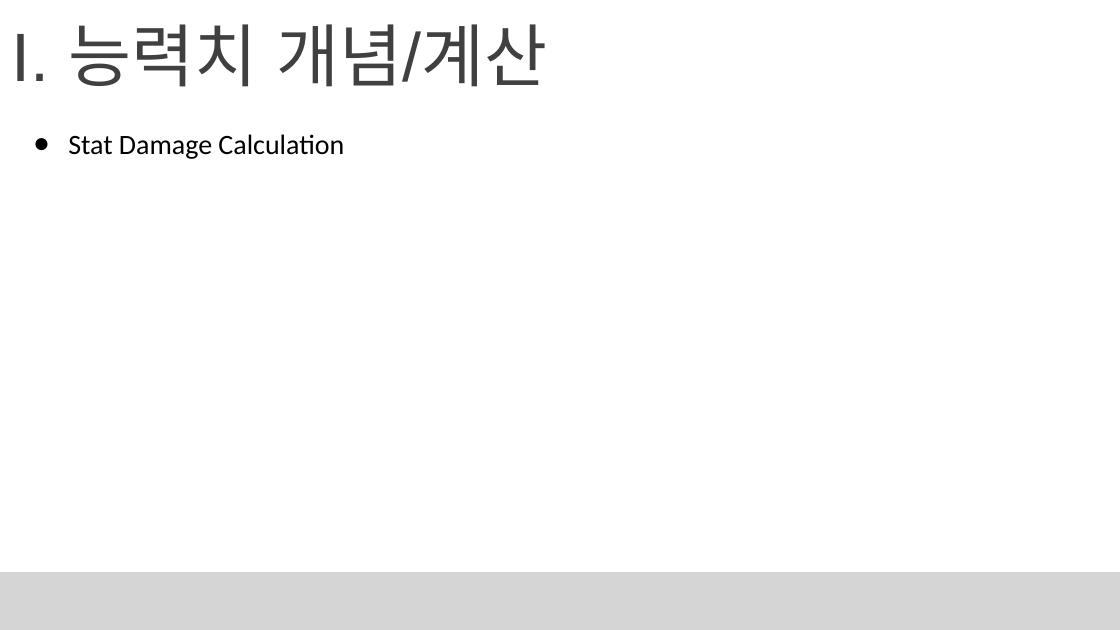
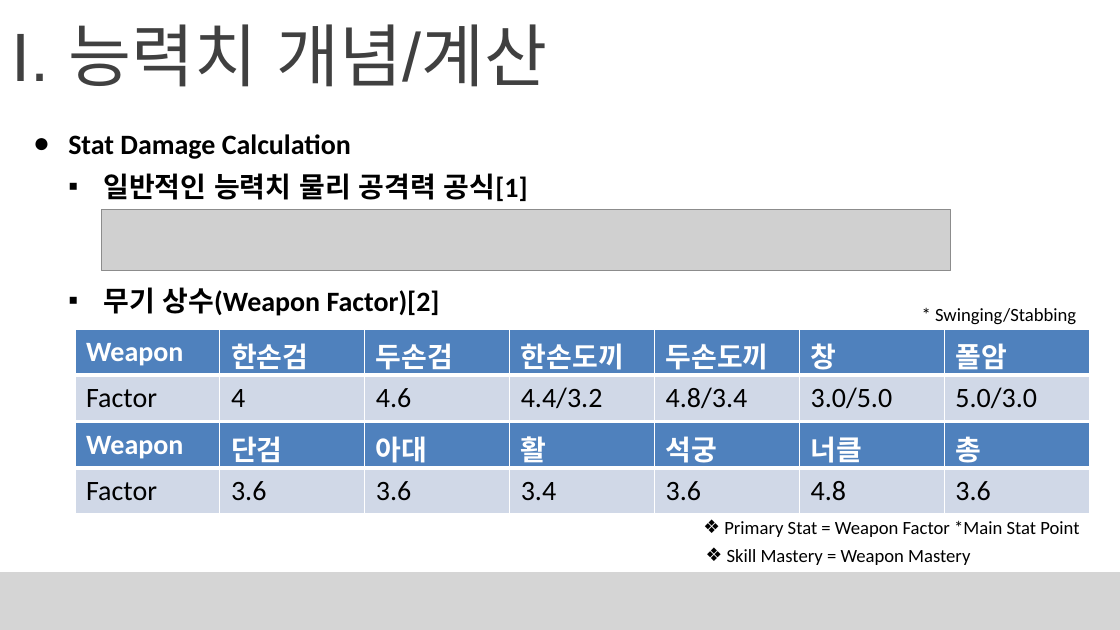
Before and after one commit to Sasibu30/MapleStory, a slide deck: slide 5 of Project/Project1(공식 및 DPM 분석)/Maplestory 프로젝트.pptx. Drawn at 1120x630 pixels with LibreOffice and Linux fonts; fonts in the diff are those of the drawing; grey boxes stand for pictures; background and template pictures are left out. Boxes give left, top, right and bottom in pixels: in the first picture for what was removed or moved away, otherwise in the second. Text is boxed around its words. In the diff, an @@ line names an element or a change of style, - is before the commit and + after.

```diff
--- a/Project/Project1(공식 및 DPM 분석)/Maplestory 프로젝트.pptx
+++ b/Project/Project1(공식 및 DPM 분석)/Maplestory 프로젝트.pptx
@@ text "Stat Damage Calculation" at (68, 134, 351, 159): bold on @@
@@ text added at (103, 173, 528, 201), 18 pt, text #000000, bold @@
+▪ 일반적인 능력치 물리 공격력 공식[1]
@@ picture added at (102, 209, 951, 271) @@
@@ text added at (103, 287, 440, 316), 18 pt, text #000000, bold @@
+▪ 무기 상수(Weapon Factor)[2]
@@ table added at (75, 329, 1086, 420), 2 rows, 7 columns @@
+Weapon | 한손검 | 두손검 | 한손도끼 | 두손도끼 | 창 | 폴암
+Factor | 4 | 4.6 | 4.4/3.2 | 4.8/3.4 | 3.0/5.0 | 5.0/3.0
@@ text added at (935, 308, 1076, 325), 12 pt, text #000000 @@
+* Swinging/Stabbing
@@ table added at (75, 422, 1086, 513), 2 rows, 7 columns @@
+Weapon | 단검 | 아대 | 활 | 석궁 | 너클 | 총
+Factor | 3.6 | 3.6 | 3.4 | 3.6 | 4.8 | 3.6
@@ text added at (724, 520, 1079, 537), 12 pt, text #000000 @@
+❖ Primary Stat = Weapon Factor *Main Stat Point
@@ text added at (727, 549, 970, 565), 12 pt, text #000000 @@
+❖ Skill Mastery = Weapon Mastery
```
Also in this commit, not shown: 1 other slide changed, 1 slide added, 4 other files.
